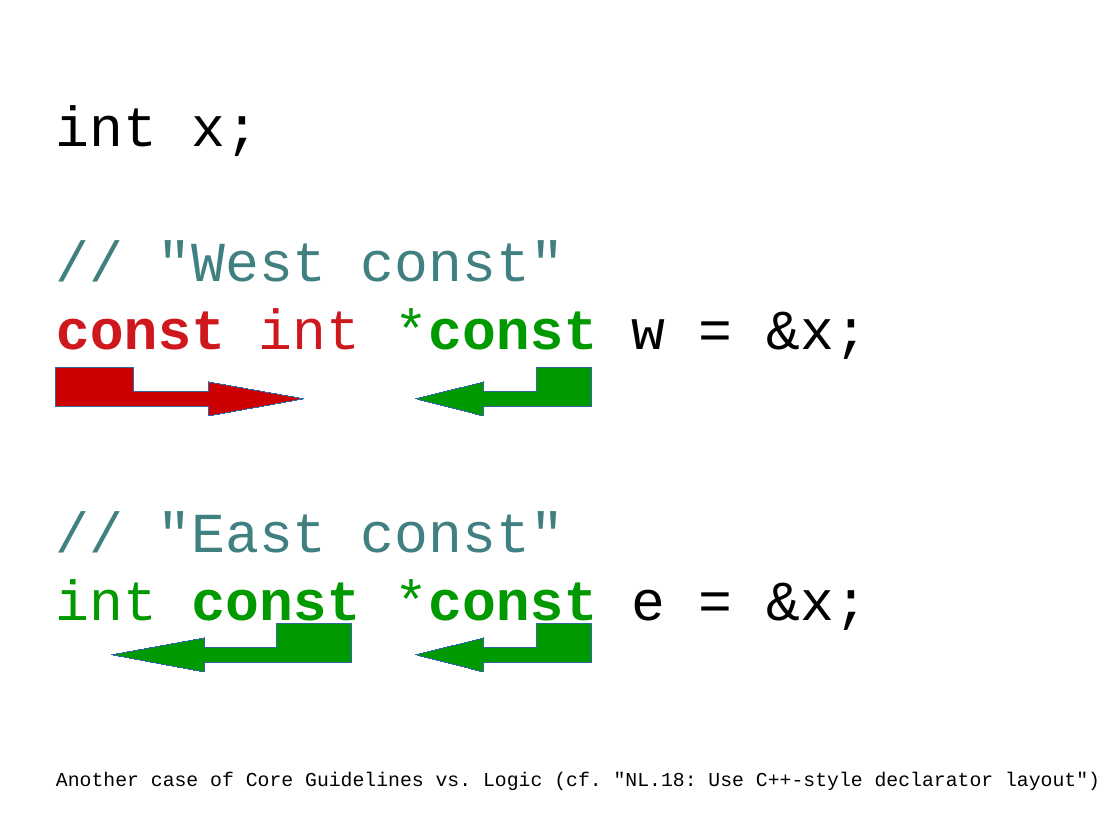
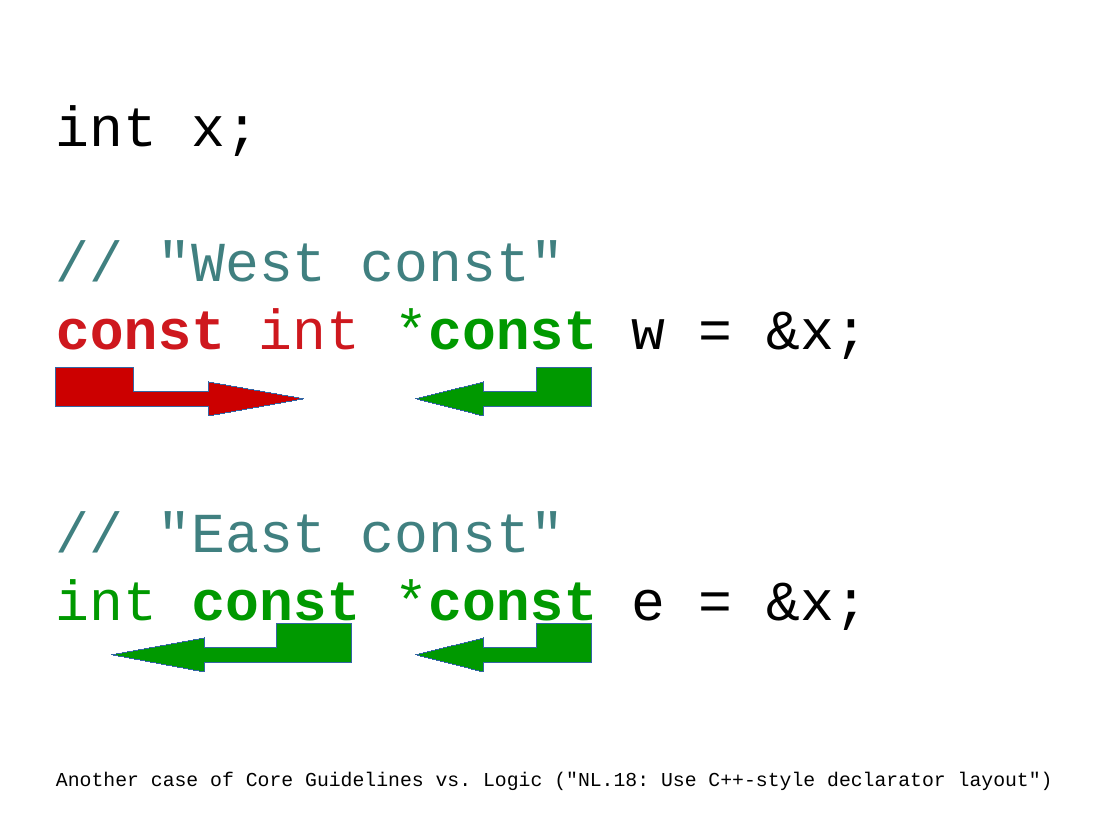
Before and after one commit to wolframroesler/Talks, a slide deck: slide 8 of const.odp. Drawn at 1120x840 pixels with LibreOffice and Linux fonts; fonts in the diff are those of the drawing. Boxes give left, top, right and bottom in pixels: in the first picture for what was removed or moved away, otherwise in the second. Text is boxed around its words. In the diff, an @@ line names an element or a change of style, - is before the commit and + after.

```diff
--- a/const.odp
+++ b/const.odp
@@ subtitle at bbox=[56, 772, 1053, 790]: text changed @@
-Another case of Core Guidelines vs. Logic (cf. "NL.18: Use C++-style declarator layout")
+Another case of Core Guidelines vs. Logic ("NL.18: Use C++-style declarator layout")
```
Also in this commit, not shown: 3 other slides changed, 1 other file.
